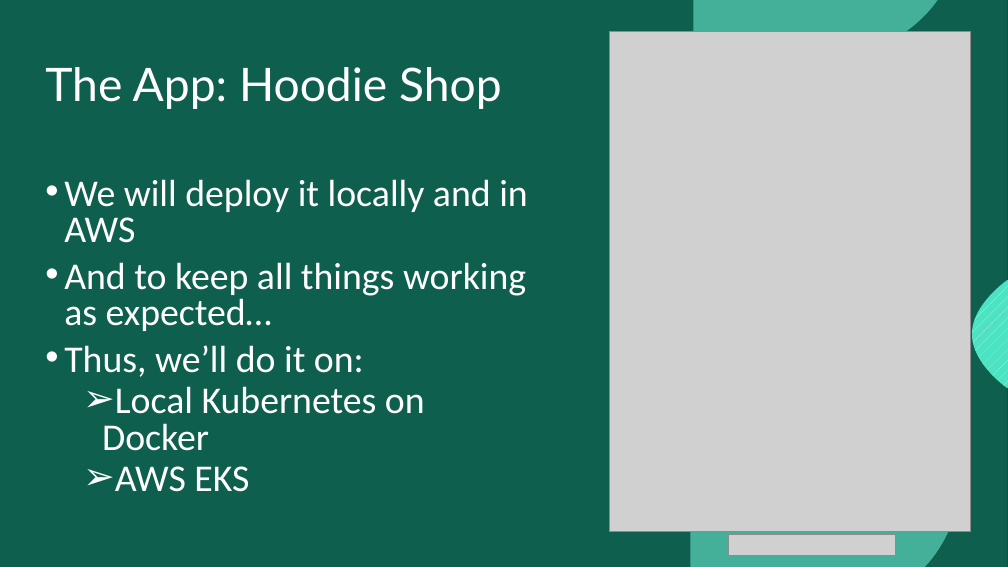
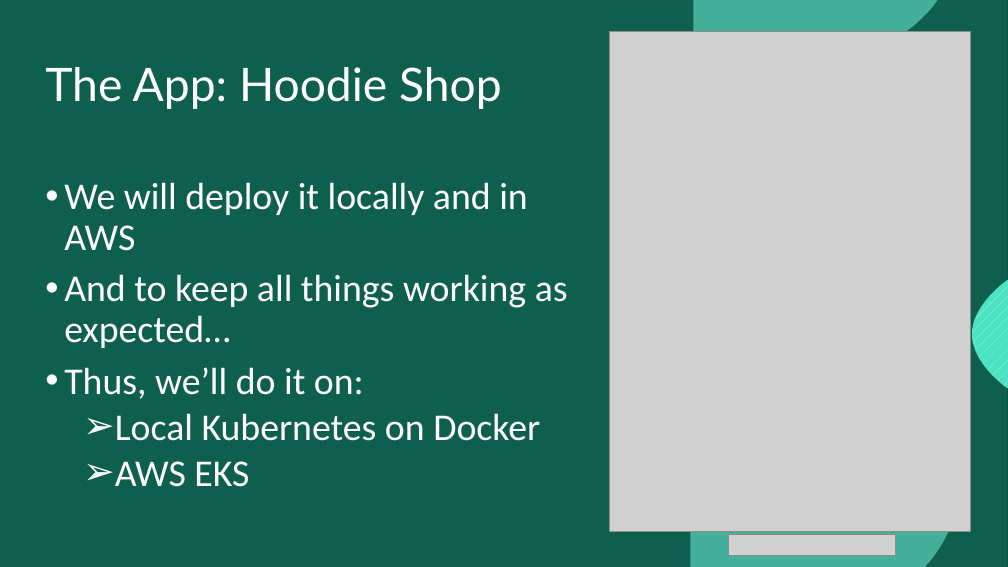
Before and after one commit to cloudsoft/java-cro, a slide deck: slide 14 of java-cro-presentation.pptx (slide 13 before the commit). Drawn at 1008x567 pixels with LibreOffice and Linux fonts; fonts in the diff are those of the drawing; grey boxes stand for pictures; background and template pictures are left out. Boxes give left, top, right and bottom in pixels: in the first picture for what was removed or moved away, otherwise in the second. Text is boxed around its words. In the diff, an @@ line names an element or a change of style, - is before the commit and + after.

```diff
--- a/java-cro-presentation.pptx
+++ b/java-cro-presentation.pptx
@@ text "We will deploy it locally ..." at (64,182,568,487): line spacing 0.8 to 0.9 @@
```
Also in this commit, not shown: 3 other slides changed, 1 slide added, 3 other files.
